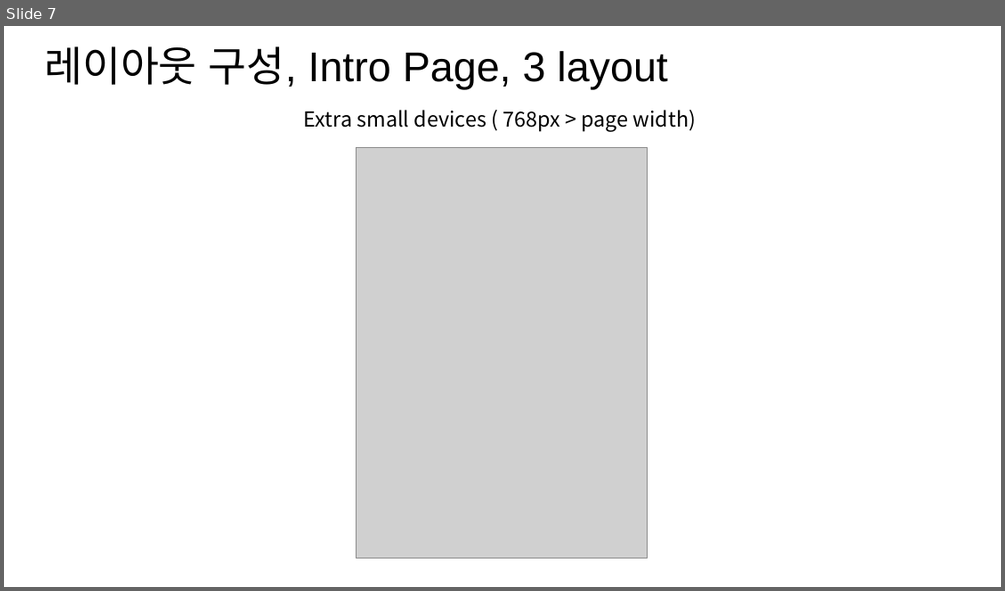
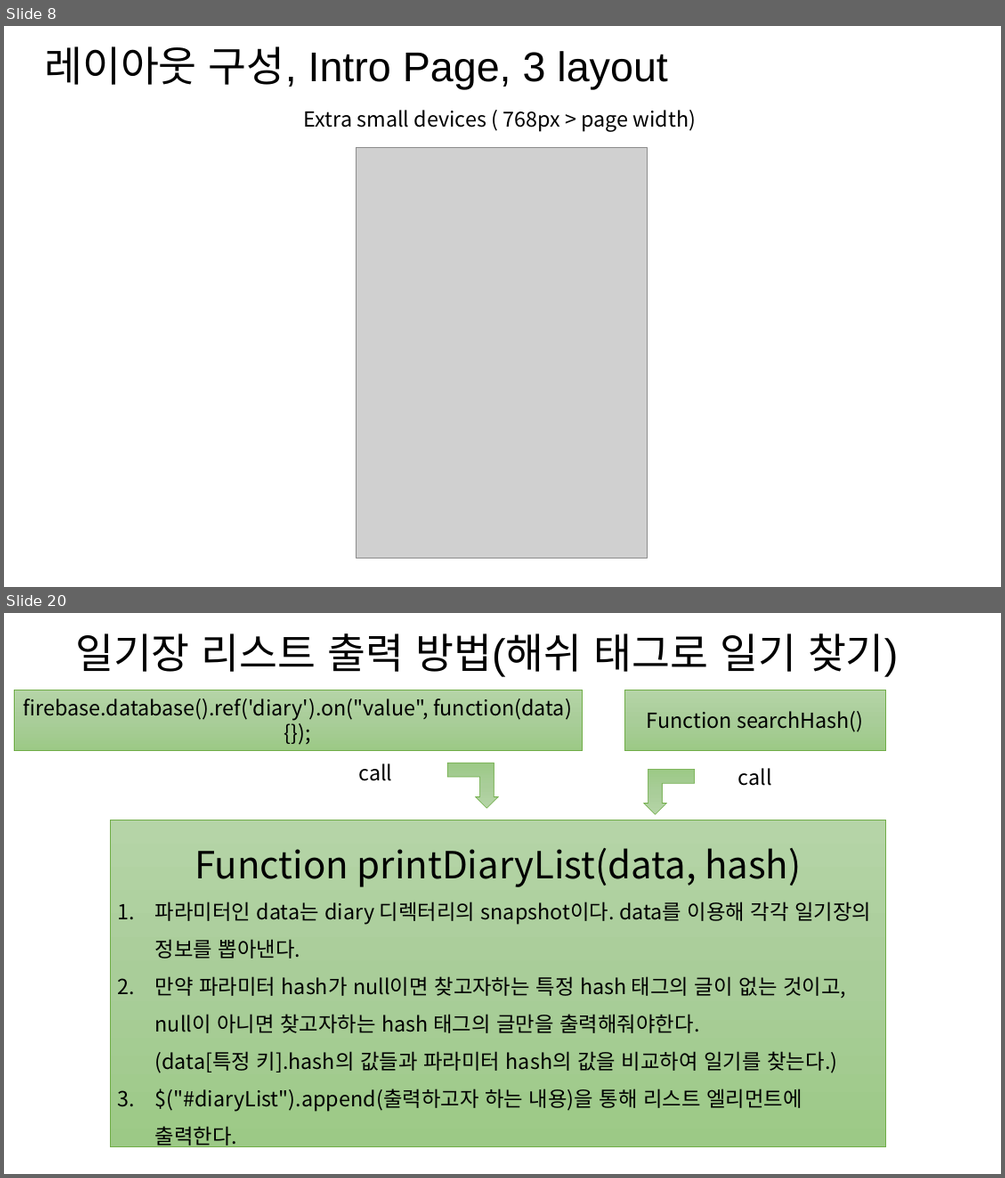
Before and after one commit to naem1023/PROJECT_webProgramming, a slide deck: project_doc_201611263_박성호.pptx. Shown one above the other, each under a label of ours: slide 7 before the commit, slides 8 and 20 after it; the slides between them are not shown. The pictures are 1005x591 and 1005x1178 pixels, drawn with LibreOffice and Linux fonts; fonts in the diff are those of the drawing; grey boxes stand for pictures. Boxes give left, top, right and bottom in pixels: in the first picture for what was removed or moved away, otherwise in the second. Text is boxed around its words. In the diff, an @@ line names an element or a change of style, - is before the commit and + after.

```diff
--- a/project_doc_201611263_박성호.pptx
+++ b/project_doc_201611263_박성호.pptx
@@ slide 20 added at <box>4,613,1001,1174</box>, background #FFFFFF @@
@@ text added at <box>75,633,898,677</box>, 40 pt, text #000000 @@
+일기장 리스트 출력 방법(해쉬 태그로 일기 찾기)
@@ rectangle added at <box>14,690,582,751</box>, fill gradient #B5D5A7 to #AACE9A to #9CC987, outline #70AD47 0.5 pt, 20 pt, text #000000 @@
+firebase.database().ref('diary').on("value", function(data){});
@@ rectangle added at <box>624,690,886,751</box>, fill gradient #B5D5A7 to #AACE9A to #9CC987, outline #70AD47 0.5 pt, 20 pt, text #000000 @@
+Function searchHash()
@@ text added at <box>359,763,393,781</box>, 20 pt, text #000000 @@
+call
@@ bent up arrow added at <box>447,763,498,808</box>, fill gradient #B5D5A7 to #AACE9A to #9CC987, outline #70AD47 0.5 pt @@
@@ bent up arrow added at <box>644,770,695,815</box>, fill gradient #B5D5A7 to #AACE9A to #9CC987, outline #70AD47 0.5 pt @@
@@ text added at <box>738,768,772,786</box>, 20 pt, text #000000 @@
+call
@@ rectangle added at <box>110,820,886,1146</box>, fill gradient #B5D5A7 to #AACE9A to #9CC987, outline #70AD47 0.5 pt, 20 pt, text #000000 @@
+Function printDiaryList(data, hash)
+1. 파라미터인 data는 diary 디렉터리의 snapshot이다. data를 이용해 각각 일기장의 정보를 뽑아낸다.
+2. 만약 파라미터 hash가 null이면 찾고자하는 특정 hash 태그의 글이 없는 것이고, null이 아니면 찾고자하는 hash 태그의 글만을 출력해줘야한다.
+   (data[특정 키].hash의 값들과 파라미터 hash의 값을 비교하여 일기를 찾는다.)
+3. $("#diaryList").append(출력하고자 하는 내용)을 통해 리스트 엘리먼트에 출력한다.
@@ what was slide 7 is now slide 8 @@
```
Also in this commit, not shown: 1 slide changed, 14 other slides added, 1 slide removed, 7 other files.
